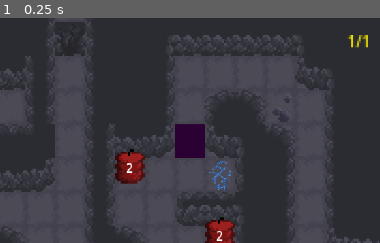
Above: before the commit, frame 1.
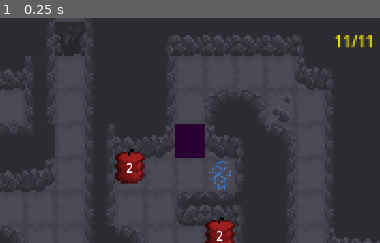
Above: after the commit, the same moment.

Repository: Talisman-J/ExplodingBoxPuzzleGame
Game: Godot game, scene res://scenes/game.tscn
The game is run twice, just before and just after one commit, with the same random seed, the same clock (stepped at 60 frames per second) and the same inputs.
Inputs:
- Up to frame 1 (0.25 s): no input
The pictures show only the part of the screen within x 50-100%, y 0-50%; the shares and areas given below are measured in that part.

The runs differ from the first frame. In frame 1, 0.4% of the frame differs, in the area x 88-98%, y 7-14%.

Commit message:
Created a goal counter that decrements when picking goals up.

Diff:
--- a/scenes/game.tscn
+++ b/scenes/game.tscn
@@ -220,7 +220,7 @@
 debug_color = Color(0, 0.6, 0.701961, 0)
 
 [node name="RichTextLabel" type="RichTextLabel" parent="Camera2D"]
-offset_left = 195.0
+offset_left = 179.0
 offset_top = -103.0
 offset_right = 211.0
 offset_bottom = -87.0
@@ -228,7 +228,7 @@
 theme_override_font_sizes/normal_font_size = 8
 text = "Null"
 scroll_active = false
-horizontal_alignment = 1
+horizontal_alignment = 2
 vertical_alignment = 1
 
 [node name="Player" parent="." instance=ExtResource("2_lnu2h")]
@@ -494,6 +494,36 @@
 
 [node name="Goal" parent="." instance=ExtResource("12_dinhu")]
 position = Vector2(0, -32)
+
+[node name="Goal2" parent="." instance=ExtResource("12_dinhu")]
+position = Vector2(304, -16)
+
+[node name="Goal3" parent="." instance=ExtResource("12_dinhu")]
+position = Vector2(320, -16)
+
+[node name="Goal4" parent="." instance=ExtResource("12_dinhu")]
+position = Vector2(304, 0)
+
+[node name="Goal5" parent="." instance=ExtResource("12_dinhu")]
+position = Vector2(320, 0)
+
+[node name="Goal6" parent="." instance=ExtResource("12_dinhu")]
+position = Vector2(336, -16)
+
+[node name="Goal7" parent="." instance=ExtResource("12_dinhu")]
+position = Vector2(336, 0)
+
+[node name="Goal8" parent="." instance=ExtResource("12_dinhu")]
+position = Vector2(352, -16)
+
+[node name="Goal9" parent="." instance=ExtResource("12_dinhu")]
+position = Vector2(352, 0)
+
+[node name="Goal10" parent="." instance=ExtResource("12_dinhu")]
+position = Vector2(368, -16)
+
+[node name="Goal11" parent="." instance=ExtResource("12_dinhu")]
+position = Vector2(368, 0)
 
 [connection signal="area_entered" from="Camera2D/AreaUp" to="Camera2D" method="_on_area_up_area_entered"]
 [connection signal="area_entered" from="Camera2D/AreaDown" to="Camera2D" method="_on_area_down_area_entered"]
--- a/scenes/goal.tscn
+++ b/scenes/goal.tscn
@@ -10,16 +10,17 @@
 script = ExtResource("1_sx1j4")
 
 [node name="GoalArea" type="Area2D" parent="."]
-collision_layer = 2
-collision_mask = 2
+collision_layer = 0
 
 [node name="GoalColl" type="CollisionShape2D" parent="GoalArea"]
 shape = SubResource("RectangleShape2D_kvuet")
 
-[node name="GoalSprite" type="Sprite2D" parent="."]
+[node name="GoalSprite" type="Sprite2D" parent="GoalArea"]
 modulate = Color(0.567164, 1, 0.898838, 1)
 self_modulate = Color(0, 1, 0.768627, 1)
 show_behind_parent = true
 texture = ExtResource("2_w3gav")
 region_enabled = true
 region_rect = Rect2(80, 32, 16, 16)
+
+[connection signal="area_entered" from="GoalArea" to="." method="_on_goal_area_area_entered"]
--- a/scenes/player.tscn
+++ b/scenes/player.tscn
@@ -266,8 +266,8 @@
 collision_mask = 15
 collide_with_areas = true
 
-[node name="CamArea" type="Area2D" parent="."]
-
-[node name="CamCollider" type="CollisionShape2D" parent="CamArea"]
+[node name="PlayerArea" type="Area2D" parent="."]
+
+[node name="CamCollider" type="CollisionShape2D" parent="PlayerArea"]
 shape = SubResource("RectangleShape2D_g2els")
 debug_color = Color(0.797039, 0.249487, 0.84479, 0.42)
--- a/scripts/camera.gd
+++ b/scripts/camera.gd
@@ -1,24 +1,24 @@
 extends Camera2D
 #Moves the camera up
 func _on_area_up_area_entered(area: Area2D) -> void:
-	if area.name == "CamArea":
+	if area.name == "PlayerArea":
 		var newPos = Vector2(0, -208)
 		position = position + newPos
 
 #Moves the camera down
 func _on_area_down_area_entered(area: Area2D) -> void:
-	if area.name == "CamArea":
+	if area.name == "PlayerArea":
 		var newPos = Vector2(0, 208)
 		position = position + newPos
 
 #Moves the camera right
 func _on_area_right_area_entered(area: Area2D) -> void:
-	if area.name == "CamArea":
+	if area.name == "PlayerArea":
 		var newPos = Vector2(432, 0)
 		position = position + newPos
 
 #Moves the camera left
 func _on_area_left_area_entered(area: Area2D) -> void:
-	if area.name == "CamArea":
+	if area.name == "PlayerArea":
 		var newPos = Vector2(-432, 0)
 		position = position + newPos
--- a/scripts/goal.gd
+++ b/scripts/goal.gd
@@ -10,4 +10,12 @@
 func _ready() -> void:
 	finalTotalCount = totalCount
 	$"../Camera2D/RichTextLabel".text = str(totalCount) + "/" + str(finalTotalCount)
-	pass
+
+
+
+func _on_goal_area_area_entered(area: Area2D) -> void:
+	if area.name == "PlayerArea":
+		totalCount -= 1
+		$GoalArea/GoalColl.set_deferred("disabled", true)
+		$GoalArea.visible = false
+		$"../Camera2D/RichTextLabel".text = str(totalCount) + "/" + str(finalTotalCount)
